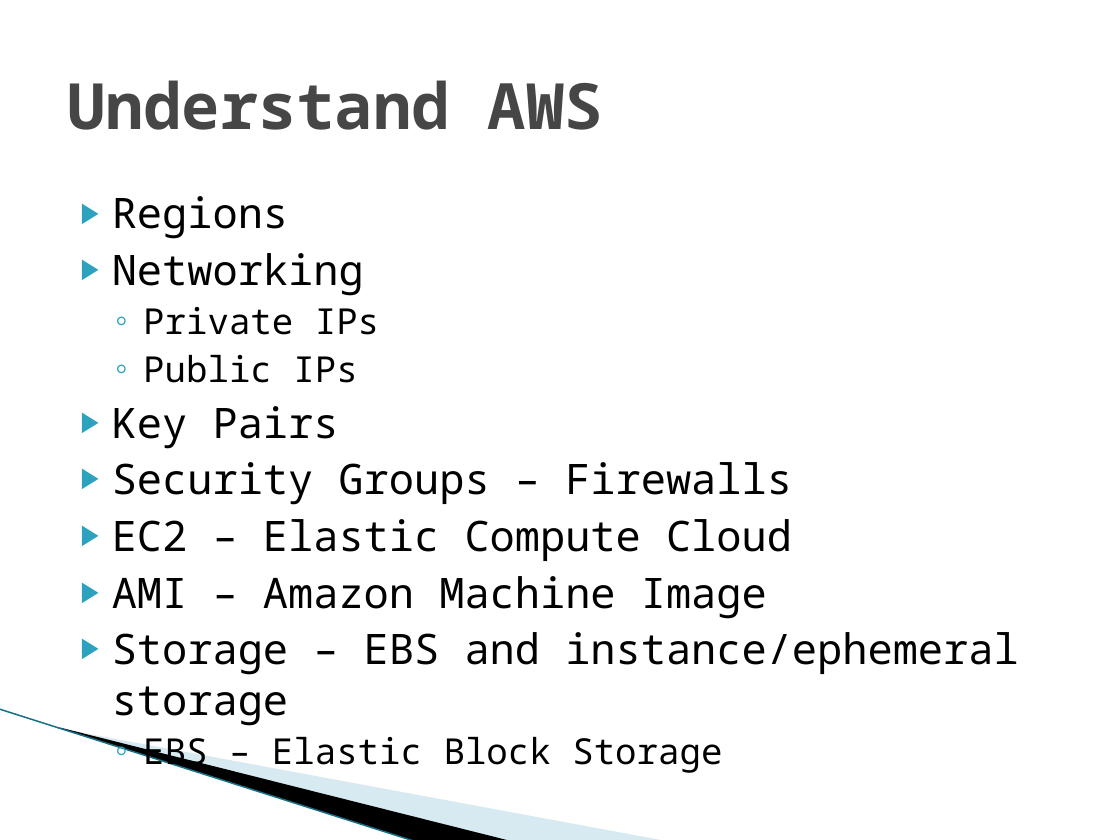
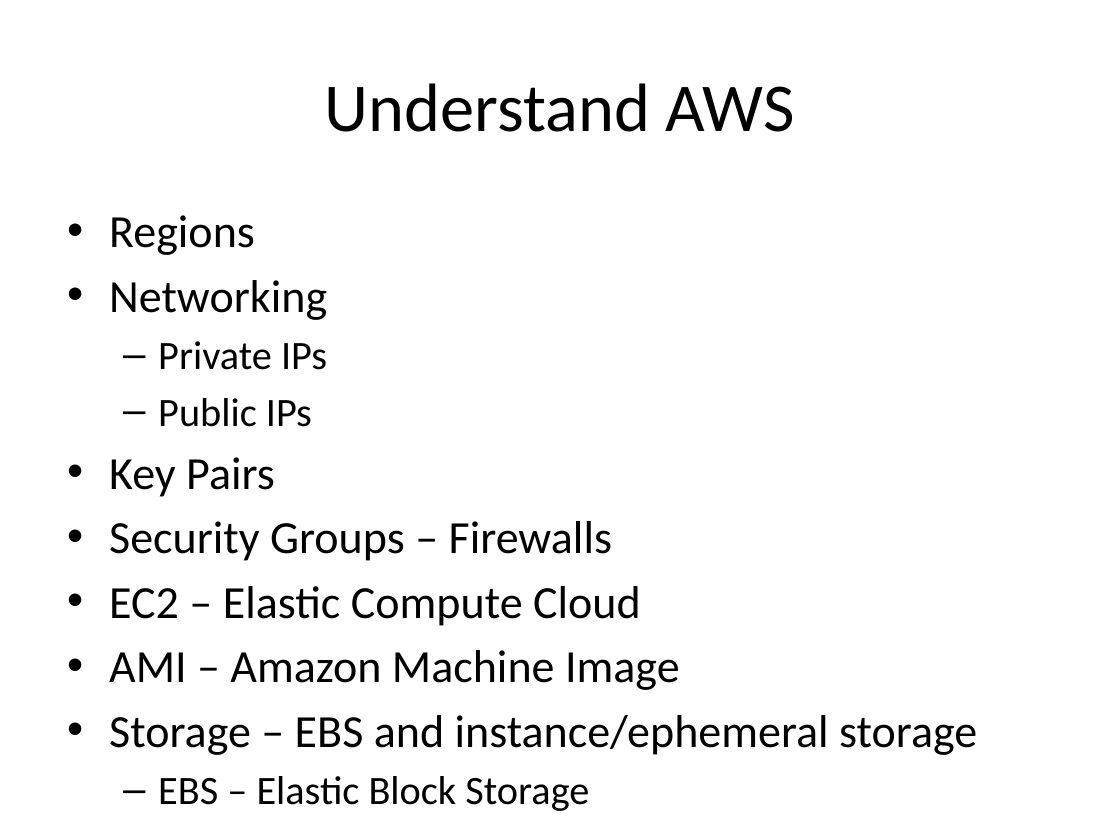
Before and after one commit to dgadiraju/code, a slide deck: slide 4 of hadoop/administration/cloudera/ppts/02AmazonWebServices.pptx (slide 5 before the commit). Drawn at 1120x840 pixels with LibreOffice and Linux fonts; fonts in the diff are those of the drawing; background and template pictures are left out. Boxes give left, top, right and bottom in pixels: in the first picture for what was removed or moved away, otherwise in the second. Text is boxed around its words. In the diff, an @@ line names an element or a change of style, - is before the commit and + after.

```diff
--- a/hadoop/administration/cloudera/ppts/02AmazonWebServices.pptx
+++ b/hadoop/administration/cloudera/ppts/02AmazonWebServices.pptx
@@ title "Understand AWS" at bbox=[325, 83, 795, 132]: size 41 to 44 pt, font Noto Sans Mono to Calibri, text colour #464646 to #000000, bold off; alignment left to centre @@
@@ text "Regions": place and size @@
-text "Regions" at bbox=[112, 196, 1018, 774]
+text "Regions" at bbox=[109, 215, 977, 811]
@@ text "Regions" at bbox=[109, 215, 977, 811]: size 27 to 29.6 pt in "Regions", "Networking", "Key Pairs", "Security Groups – Firewalls" and 3 more places; font Noto Sans Mono to Calibri; size 23 to 25.9 pt in "Private IPs", "Public IPs", "EBS – Elastic Block Storage"; bullet ▶ to •; more space between paragraphs; bullet ◦ to – @@
@@ freeform shape removed at bbox=[87, 613, 553, 790] @@
@@ freeform shape removed at bbox=[0, 709, 459, 812] @@
@@ line removed from (0, 709) to (416, 840) @@
```
Also in this commit, not shown: 16 other slides changed, 3 slides added, 1 slide removed, 25 other files.
